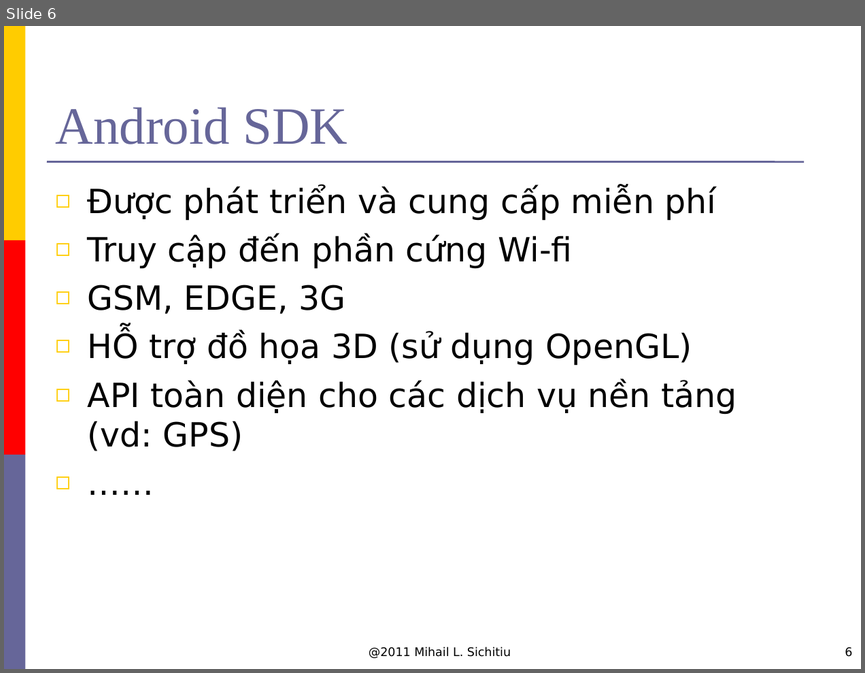
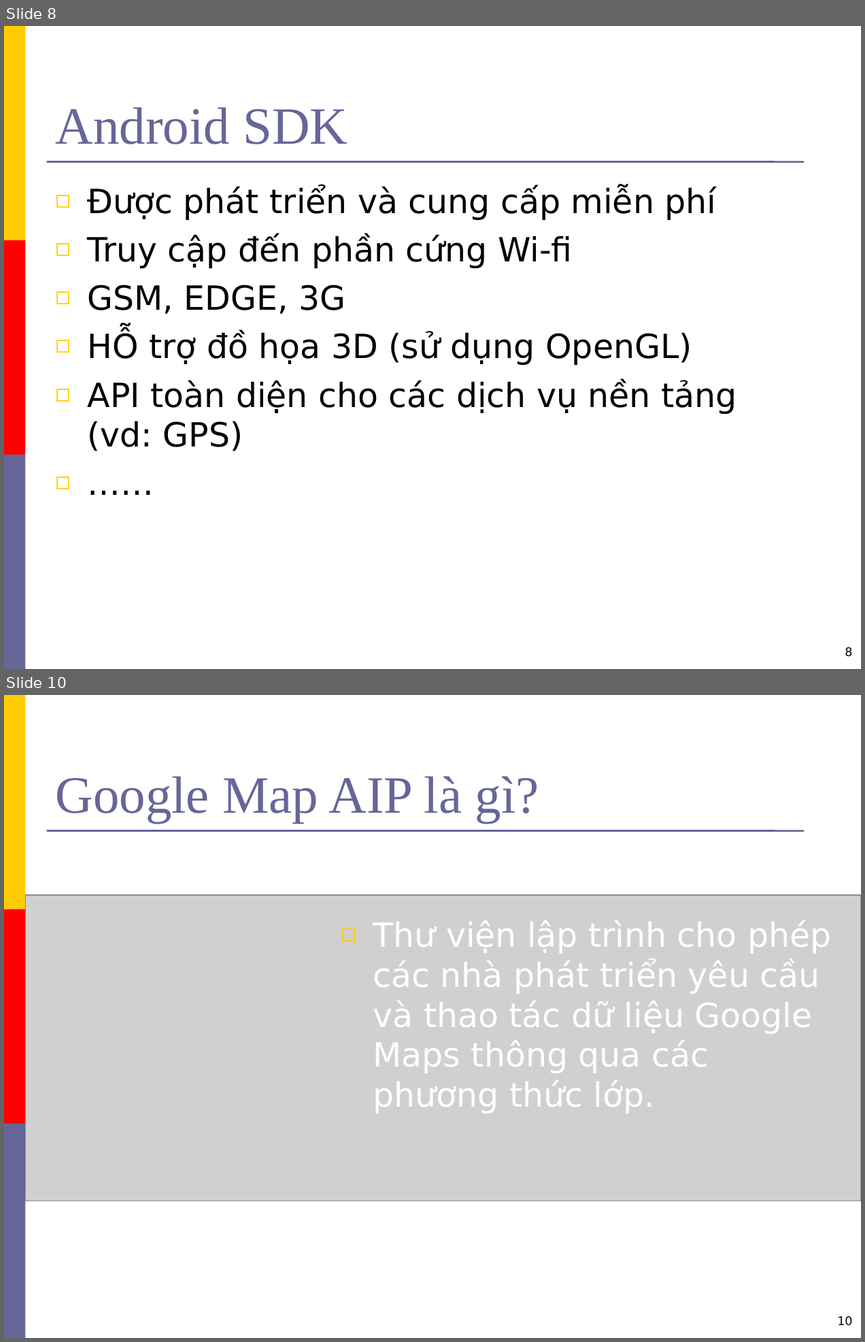
Before and after one commit to hungdien/google-map-api-and-map-on-android, a slide deck: Reports/Presentation.ppt. Shown one above the other, each under a label of ours: slide 6 before the commit, slides 8 and 10 after it; the slides between them are not shown. The pictures are 865x673 and 865x1342 pixels, drawn with LibreOffice and Linux fonts; fonts in the diff are those of the drawing; grey boxes stand for pictures; background and template pictures are left out. Boxes give left, top, right and bottom in pixels: in the first picture for what was removed or moved away, otherwise in the second. Text is boxed around its words. In the diff, an @@ line names an element or a change of style, - is before the commit and + after.

```diff
--- a/Reports/Presentation.ppt
+++ b/Reports/Presentation.ppt
@@ slide 10 added at bbox=[4, 695, 861, 1338], background #FFFFFF; not listed: 4 template elements that a slide beside it also shows @@
@@ title added at bbox=[56, 776, 539, 823], 44 pt, text #666699 @@
+Google Map AIP là gì?
@@ picture added at bbox=[26, 895, 861, 1200] @@
@@ text added at bbox=[373, 920, 831, 1113], 28 pt, text #FFFFFF @@
+◻ Thư viện lập trình cho phép các nhà phát triển yêu cầu và thao tác dữ liệu Google Maps thông qua các phương thức lớp.
@@ page number added at bbox=[837, 1316, 852, 1325], 10 pt, text #000000 @@
+10
@@ what was slide 6 is now slide 8 @@
@@ slide 8 changed as well @@
@@ text removed at bbox=[368, 647, 511, 658] @@
-@2011 Mihail L. Sichitiu
@@ page number at bbox=[844, 647, 852, 656]: text changed @@
-6
+8
```
Also in this commit, not shown: 5 other slides changed, 9 other slides added.
